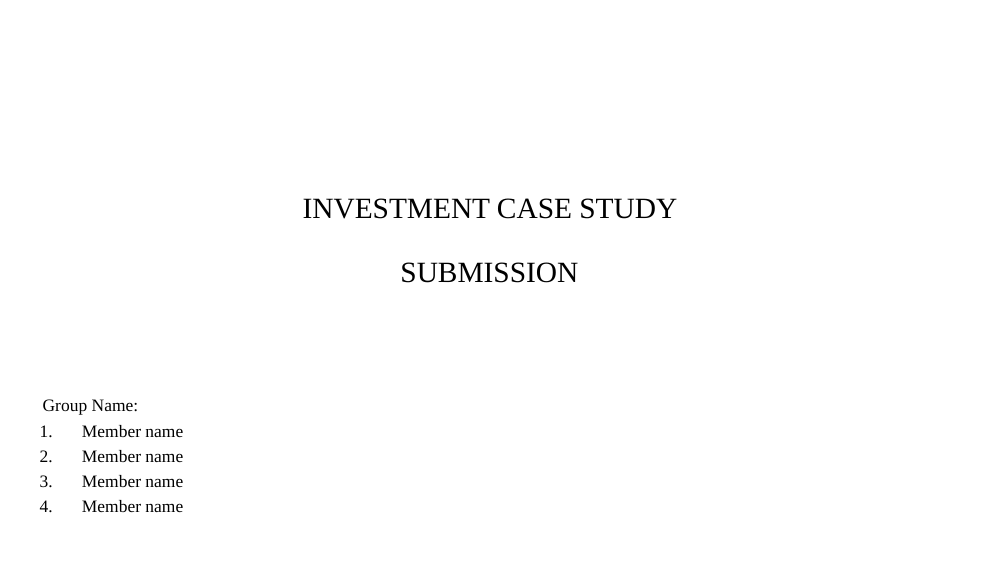
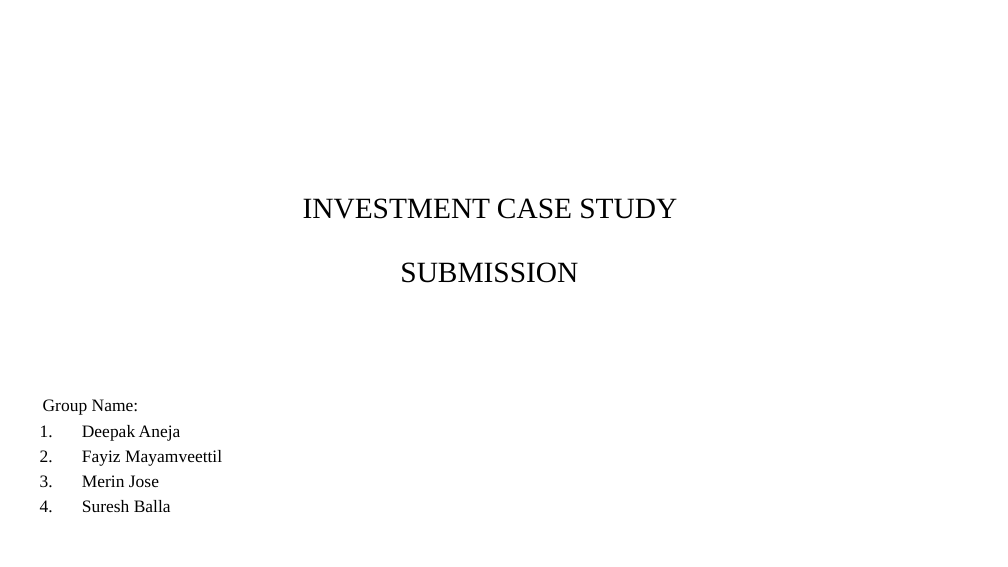
Before and after one commit to sureshballa/data-science-projects, a slide deck: slide 1 of Investment-case-study-group-project/Spark Funds Presentation.pptx. Drawn at 1008x567 pixels with LibreOffice and Linux fonts; fonts in the diff are those of the drawing; background and template pictures are left out. Boxes give left, top, right and bottom in pixels: in the first picture for what was removed or moved away, otherwise in the second. Text is boxed around its words. In the diff, an @@ line names an element or a change of style, - is before the commit and + after.

```diff
--- a/Investment-case-study-group-project/Spark Funds Presentation.pptx
+++ b/Investment-case-study-group-project/Spark Funds Presentation.pptx
@@ subtitle at [82,425,222,512]: text changed @@
-1. Member name
-2. Member name
-3. Member name
-4. Member name
+1. Deepak Aneja
+2. Fayiz Mayamveettil
+3. Merin Jose
+4. Suresh Balla
```
Also in this commit, not shown: 1 other slide changed, 8 slides added, 8 slides removed, 2 other files.
